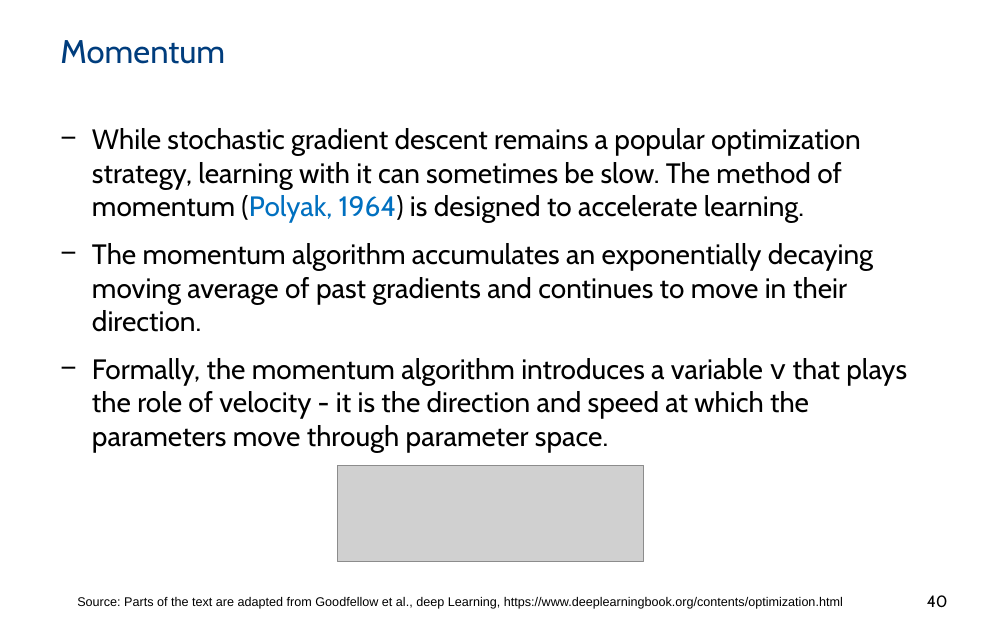
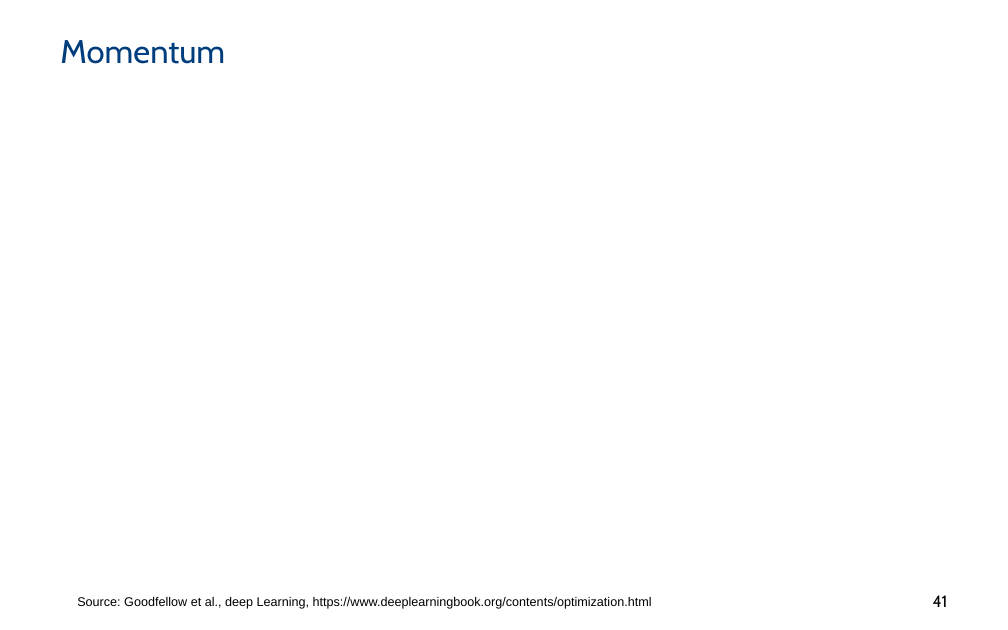
Before and after one commit to PBarnaghi/ML4NS, a slide deck: slide 41 of 06- Neural Networks/ML4NuerScience_NeuralNets.pptx (slide 40 before the commit). Drawn at 1008x630 pixels with LibreOffice and Linux fonts; fonts in the diff are those of the drawing; grey boxes stand for pictures; background and template pictures are left out. Boxes give left, top, right and bottom in pixels: in the first picture for what was removed or moved away, otherwise in the second. Text is boxed around its words. In the diff, an @@ line names an element or a change of style, - is before the commit and + after.

Commit message:
Add slides on Newton's method to further reading and updates momentum and adam (slides 40-50)

```diff
--- a/06- Neural Networks/ML4NuerScience_NeuralNets.pptx
+++ b/06- Neural Networks/ML4NuerScience_NeuralNets.pptx
@@ text removed at [92,128,907,452] @@
-− While stochastic gradient descent remains a popular optimization strategy, learning with it can sometimes be slow. The method of momentum (Polyak, 1964) is designed to accelerate learning.
-− The momentum algorithm accumulates an exponentially decaying moving average of past gradients and continues to move in their direction.
-− Formally, the momentum algorithm introduces a variable v that plays the role of velocity - it is the direction and speed at which the parameters move through parameter space.
@@ picture removed at [338,465,644,561] @@
@@ text at [77,597,652,609]: text changed @@
-Source: Parts of the text are adapted from Goodfellow et al., deep Learning, https://www.deeplearningbook.org/contents/optimization.html
+Source: Goodfellow et al., deep Learning, https://www.deeplearningbook.org/contents/optimization.html
@@ page number at [933,595,948,607]: text changed @@
-40
+41
```
Also in this commit, not shown: 6 other slides changed, 7 slides added, 1 slide removed, 1 other file.
